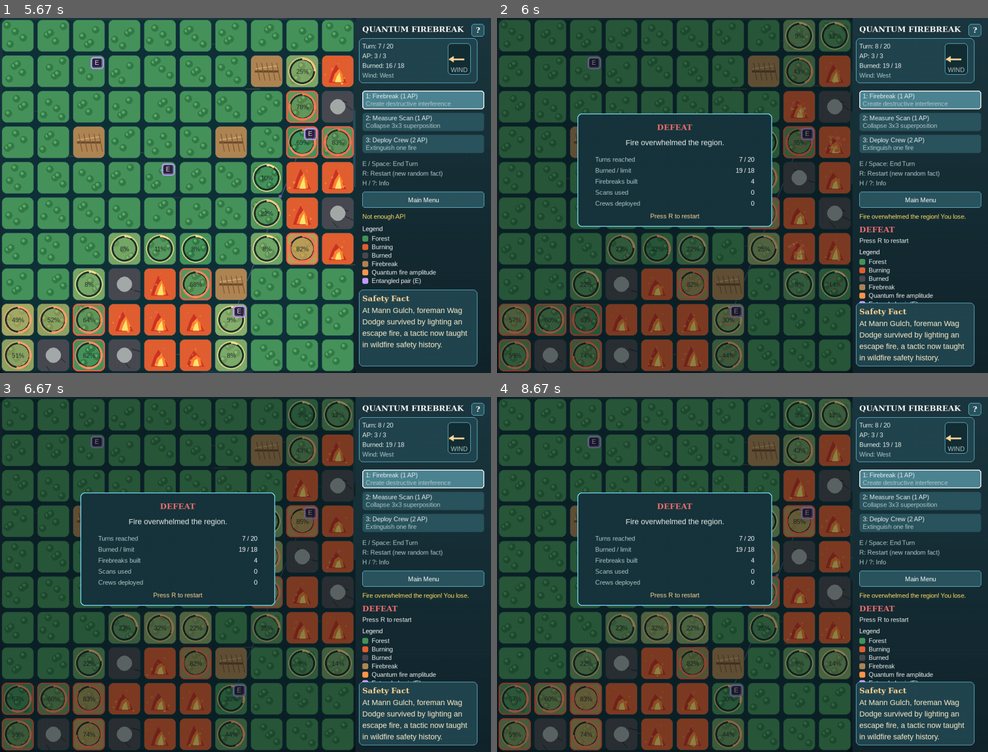
Above: before the commit, frames 1-4 (two rows, left to right).
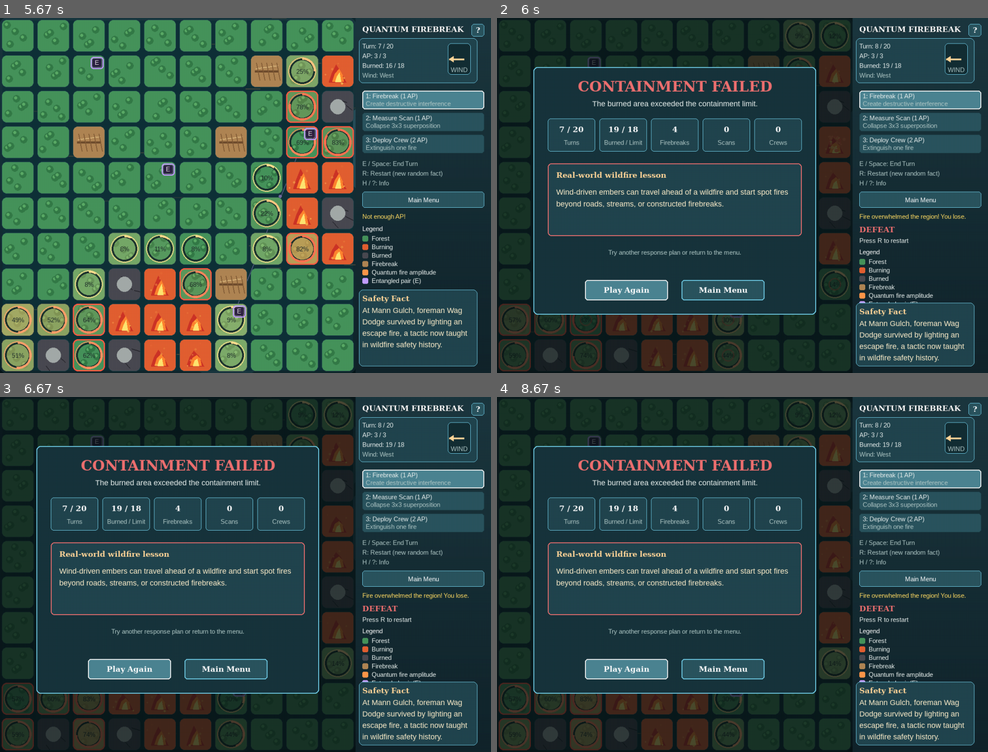
Above: after the commit, the same moments.

Repository: Kristapsee/Quantum-Firebreak
Game: pygame game, started from PyGame/quantum_firebreak.py
The game is run twice, just before and just after one commit, with the same random seed, the same clock (stepped at 60 frames per second) and the same inputs.
Inputs (mouse positions are in pixels of both pictures, inside the frame that each line leads up to):
- Up to frame 1 (5.67 s): click "Start Game" at 0.38 s; tap Space at 0.67, 1.4, 1.7, 3.28, 3.62, 3.92 s; click (93, 142) at 1.05 s; click (255, 74) at 1.93 s; click (220, 287) at 2.27 s; click (230, 135) at 2.6 s; click (176, 120) at 2.93 s
- Up to frame 2 (6 s): tap Space at 5.85 s
- Up to frame 3 (6.67 s): tap Space at 6.15, 6.52 s
- Up to frame 4 (8.67 s): tap Space at 6.92, 7.22, 7.42, 7.72, 7.92, 8.25, 8.55 s

Frame 1 is identical in both runs. In frame 2, 45% of the frame differs, in the area x 0-72%, y 0-100%; in frame 3, 45%; in frame 4, 45%.

Commit message:
Finishing touches
Added winning/losing screen

Diff:
--- a/PyGame/quantum_firebreak.py
+++ b/PyGame/quantum_firebreak.py
@@ -96,6 +96,16 @@
     "If smoke appears, get out, stay out, and call emergency services.",
     "Create defensible space by clearing dry vegetation near structures.",
 ]
+WIN_FACTS = [
+    "Real firebreaks remove or separate burnable vegetation, helping slow a fire and giving crews a safer line from which to respond.",
+    "Reducing dry leaves, branches, and other fuels near a protected area can lower flame intensity and support containment work.",
+    "A fire line is strongest when responders also watch for embers that may land beyond the break and start spot fires.",
+]
+LOSS_FACTS = [
+    "Wind-driven embers can travel ahead of a wildfire and start spot fires beyond roads, streams, or constructed firebreaks.",
+    "When fire behavior changes quickly, early warnings and prompt evacuation protect lives even when vegetation cannot be saved.",
+    "Dense dry fuel and strong wind can allow wildfire growth to outpace containment, which is why prevention and early detection matter.",
+]
 
 
 def load_fire_safety_facts():
@@ -133,6 +143,7 @@
         self.game_over = False
         self.win = False
         self.message = ""
+        self.outcome_fact = ""
         self.scan_preview = None
         self.current_fact = random.choice(self.fire_safety_facts)
         self.particles = []
@@ -440,6 +451,13 @@
 
     # --- End-of-turn mechanics -----------------------------------------------
 
+    def _finish_game(self, win, message):
+        self.game_over = True
+        self.win = win
+        self.message = message
+        fact_pool = WIN_FACTS if win else LOSS_FACTS
+        self.outcome_fact = random.choice(fact_pool)
+
     def end_turn(self):
         """Advance one turn and run quantum spread mechanics."""
         if self.game_over:
@@ -522,19 +540,14 @@
         self._check_lose()
 
         if self.turn > MAX_TURNS and not self.game_over:
-            self.game_over = True
             if self.burned_count <= BURN_THRESHOLD:
-                self.win = True
-                self.message = "You saved the community! Wildfire contained."
+                self._finish_game(True, "You saved the community! Wildfire contained.")
             else:
-                self.win = False
-                self.message = "Too many tiles burned. The region is devastated."
+                self._finish_game(False, "Too many tiles burned. The region is devastated.")
 
     def _check_lose(self):
         if self.burned_count > BURN_THRESHOLD and not self.game_over:
-            self.game_over = True
-            self.win = False
-            self.message = "Fire overwhelmed the region! You lose."
+            self._finish_game(False, "Fire overwhelmed the region! You lose.")
 
 
 # --- Drawing helpers ----------------------------------------------------------
@@ -1238,41 +1251,84 @@
         surface.blit(rendered, (preview_text_x, preview_y + idx * 21))
 
 
-def draw_game_over_overlay(surface, game, font, font_sm, font_fact):
+def draw_game_over_overlay(surface, game, font_title, font, font_sm, font_fact):
     shade = pygame.Surface((GRID_PX, SCREEN_H), pygame.SRCALPHA)
-    shade.fill((8, 18, 20, 118))
+    shade.fill((8, 18, 20, 186))
     surface.blit(shade, (0, 0))
 
-    card = pygame.Rect(190, 226, GRID_PX - 380, 268)
+    card = pygame.Rect(86, 116, GRID_PX - 172, 586)
     pygame.draw.rect(surface, COL_MODAL_CARD, card, border_radius=10)
     pygame.draw.rect(surface, (*COL_GLOW, 130), card, 2, border_radius=10)
 
     result_col = COL_WIN if game.win else COL_LOSE
-    result_txt = "VICTORY" if game.win else "DEFEAT"
-    title = font.render(result_txt, True, result_col)
-    surface.blit(title, (card.centerx - title.get_width() // 2, card.y + 22))
-
-    outcome = "Wildfire contained." if game.win else "Fire overwhelmed the region."
+    result_txt = "WILDFIRE CONTAINED" if game.win else "CONTAINMENT FAILED"
+    title = font_title.render(result_txt, True, result_col)
+    surface.blit(title, (card.centerx - title.get_width() // 2, card.y + 26))
+
+    outcome = (
+        "Your response held the burned area within the safety limit."
+        if game.win
+        else "The burned area exceeded the containment limit."
+    )
     outcome_txt = font_fact.render(outcome, True, COL_TEXT)
-    surface.blit(outcome_txt, (card.centerx - outcome_txt.get_width() // 2, card.y + 58))
+    surface.blit(outcome_txt, (card.centerx - outcome_txt.get_width() // 2, card.y + 76))
 
     stats = [
-        ("Turns reached", f"{min(game.turn - 1, MAX_TURNS)} / {MAX_TURNS}"),
-        ("Burned / limit", f"{game.burned_count} / {BURN_THRESHOLD}"),
-        ("Firebreaks built", str(game.stats["firebreaks"])),
-        ("Scans used", str(game.stats["scans"])),
-        ("Crews deployed", str(game.stats["crews"])),
+        ("Turns", f"{min(game.turn - 1, MAX_TURNS)} / {MAX_TURNS}"),
+        ("Burned / Limit", f"{game.burned_count} / {BURN_THRESHOLD}"),
+        ("Firebreaks", str(game.stats["firebreaks"])),
+        ("Scans", str(game.stats["scans"])),
+        ("Crews", str(game.stats["crews"])),
     ]
-    y = card.y + 100
-    for label, value in stats:
-        left = font_sm.render(label, True, COL_MUTED)
-        right = font_sm.render(value, True, COL_HIGHLIGHT)
-        surface.blit(left, (card.x + 42, y))
-        surface.blit(right, (card.right - 42 - right.get_width(), y))
-        y += 26
-
-    restart = font_sm.render("Press R to restart", True, COL_FACT_TITLE)
-    surface.blit(restart, (card.centerx - restart.get_width() // 2, card.bottom - 34))
+    stat_y = card.y + 122
+    stat_w = 112
+    stat_gap = 10
+    total_w = len(stats) * stat_w + (len(stats) - 1) * stat_gap
+    stat_x = card.centerx - total_w // 2
+    for idx, (label, value) in enumerate(stats):
+        stat_rect = pygame.Rect(stat_x + idx * (stat_w + stat_gap), stat_y, stat_w, 78)
+        pygame.draw.rect(surface, COL_CARD, stat_rect, border_radius=7)
+        pygame.draw.rect(surface, (*COL_GLOW, 75), stat_rect, 1, border_radius=7)
+        value_txt = font.render(value, True, COL_HIGHLIGHT)
+        label_txt = font_sm.render(label, True, COL_MUTED)
+        surface.blit(value_txt, (stat_rect.centerx - value_txt.get_width() // 2, stat_rect.y + 15))
+        surface.blit(label_txt, (stat_rect.centerx - label_txt.get_width() // 2, stat_rect.y + 48))
+
+    lesson_rect = pygame.Rect(card.x + 34, card.y + 228, card.width - 68, 172)
+    pygame.draw.rect(surface, COL_CARD, lesson_rect, border_radius=8)
+    pygame.draw.rect(surface, (*result_col, 125), lesson_rect, 2, border_radius=8)
+    lesson_heading = "Why containment worked" if game.win else "Real-world wildfire lesson"
+    lesson_title = font.render(lesson_heading, True, COL_FACT_TITLE)
+    surface.blit(lesson_title, (lesson_rect.x + 20, lesson_rect.y + 17))
+    lesson = game.outcome_fact or random.choice(WIN_FACTS if game.win else LOSS_FACTS)
+    lesson_y = lesson_rect.y + 57
+    for line in wrap_text_lines(font_fact, lesson, lesson_rect.width - 40):
+        rendered = font_fact.render(line, True, COL_FACT_TEXT)
+        surface.blit(rendered, (lesson_rect.x + 20, lesson_y))
+        lesson_y += rendered.get_height() + 7
+
+    prompt = "Try another response plan or return to the menu."
+    prompt_txt = font_sm.render(prompt, True, COL_MUTED)
+    surface.blit(prompt_txt, (card.centerx - prompt_txt.get_width() // 2, card.y + 430))
+
+    restart_rect = pygame.Rect(card.centerx - 212, card.bottom - 82, 196, 48)
+    menu_rect = pygame.Rect(card.centerx + 16, card.bottom - 82, 196, 48)
+    game.ui_buttons["restart_game"] = restart_rect
+    game.ui_buttons["main_menu"] = menu_rect
+    for rect, label, emphasized in (
+        (restart_rect, "Play Again", True),
+        (menu_rect, "Main Menu", False),
+    ):
+        pygame.draw.rect(surface, COL_BTN_ACTIVE if emphasized else COL_BTN, rect, border_radius=6)
+        pygame.draw.rect(surface, COL_HIGHLIGHT if emphasized else (*COL_GLOW, 110), rect, 2, border_radius=6)
+        label_txt = font.render(label, True, COL_HIGHLIGHT)
+        surface.blit(
+            label_txt,
+            (
+                rect.centerx - label_txt.get_width() // 2,
+                rect.centery - label_txt.get_height() // 2,
+            ),
+        )
 
 
 def main():
@@ -1371,6 +1427,8 @@
                         if name == "info":
                             game.show_info = True
                             game.show_social_good = False
+                        elif name == "restart_game":
+                            game.reset()
                         elif name == "main_menu":
                             app_screen = SCREEN_MENU
                             game.show_info = False
@@ -1407,7 +1465,7 @@
             draw_grid(screen, game, font_sm, ticks)
             draw_panel(screen, game, font, font_sm, font_fact, ticks)
             if game.game_over:
-                draw_game_over_overlay(screen, game, font_sm=font_sm, font=font, font_fact=font_fact)
+                draw_game_over_overlay(screen, game, font_title, font, font_sm, font_fact)
         if game.show_info:
             draw_info_overlay(screen, game, font, font_sm, font_fact)
         if game.show_social_good:
